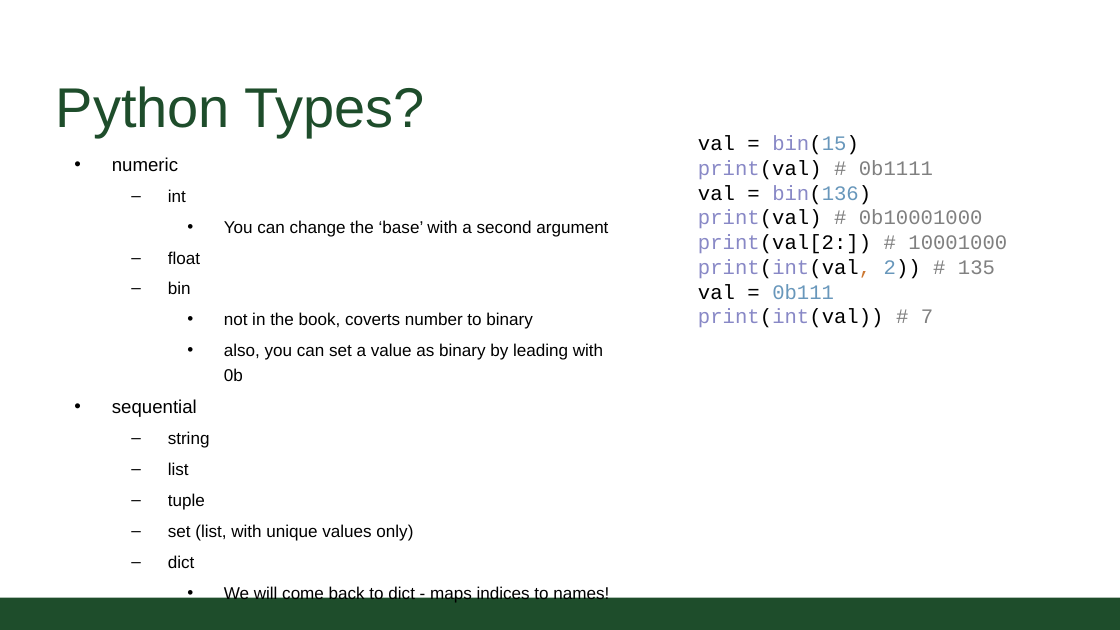
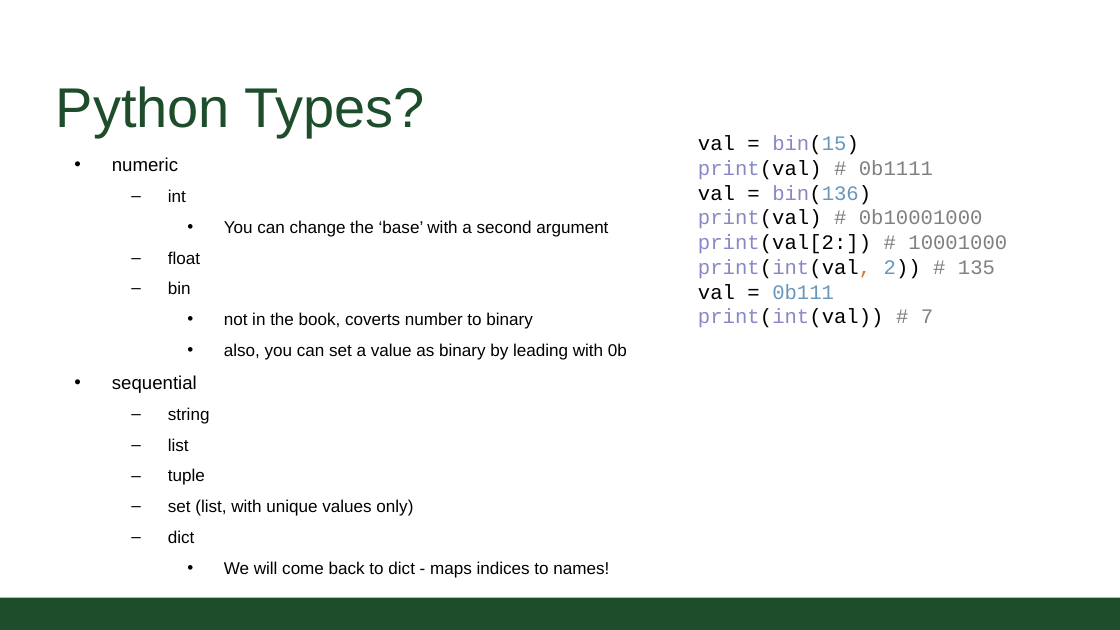
Before and after one commit to CSU-CS150B/handouts, a slide deck: slide 10 of Slides/On-Campus/09_01_1and0AddUp.pptx. Drawn at 1120x630 pixels with LibreOffice and Linux fonts; fonts in the diff are those of the drawing; background and template pictures are left out. Boxes give left, top, right and bottom in pixels: in the first picture for what was removed or moved away, otherwise in the second. Text is boxed around its words. In the diff, an @@ line names an element or a change of style, - is before the commit and + after.

```diff
--- a/Slides/On-Campus/09_01_1and0AddUp.pptx
+++ b/Slides/On-Campus/09_01_1and0AddUp.pptx
@@ text "numeric" rewrapped from (112, 157, 609, 603) to (112, 157, 627, 578) @@
```
Also in this commit, not shown: 1 other slide changed, 1 slide added.
